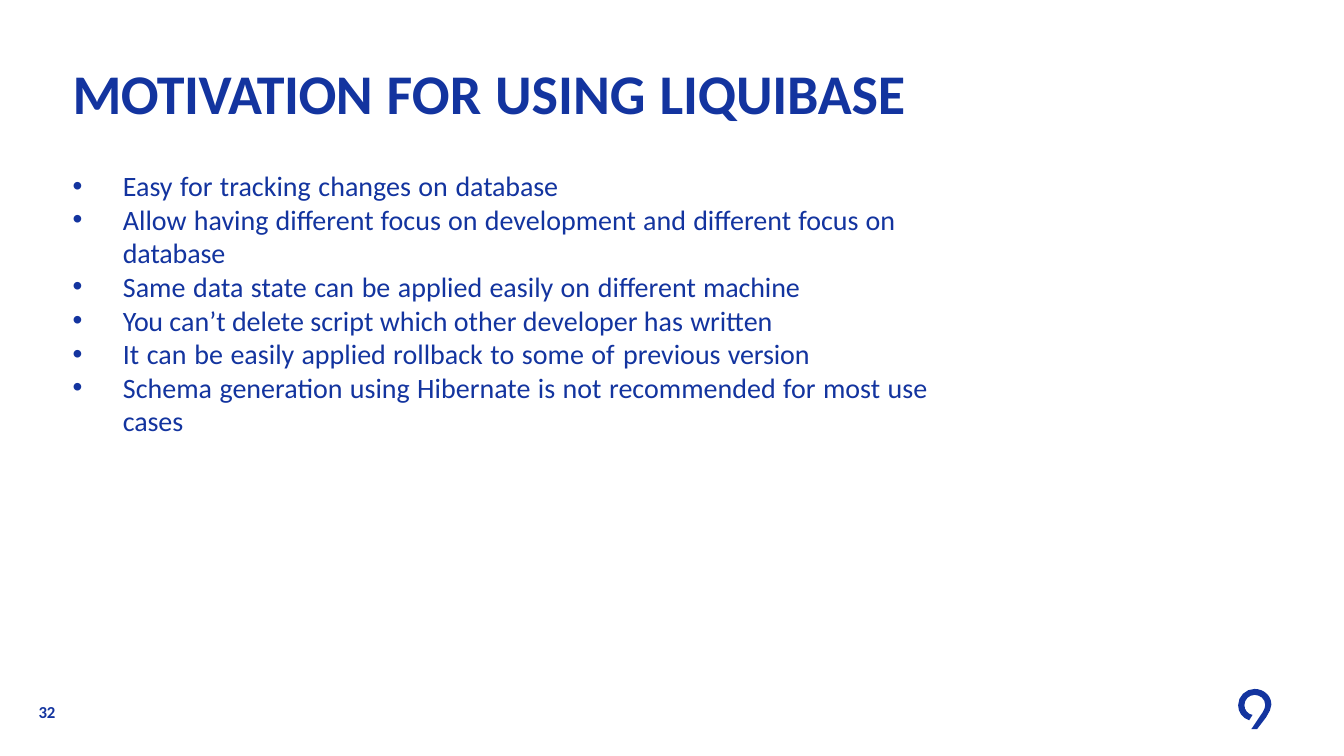
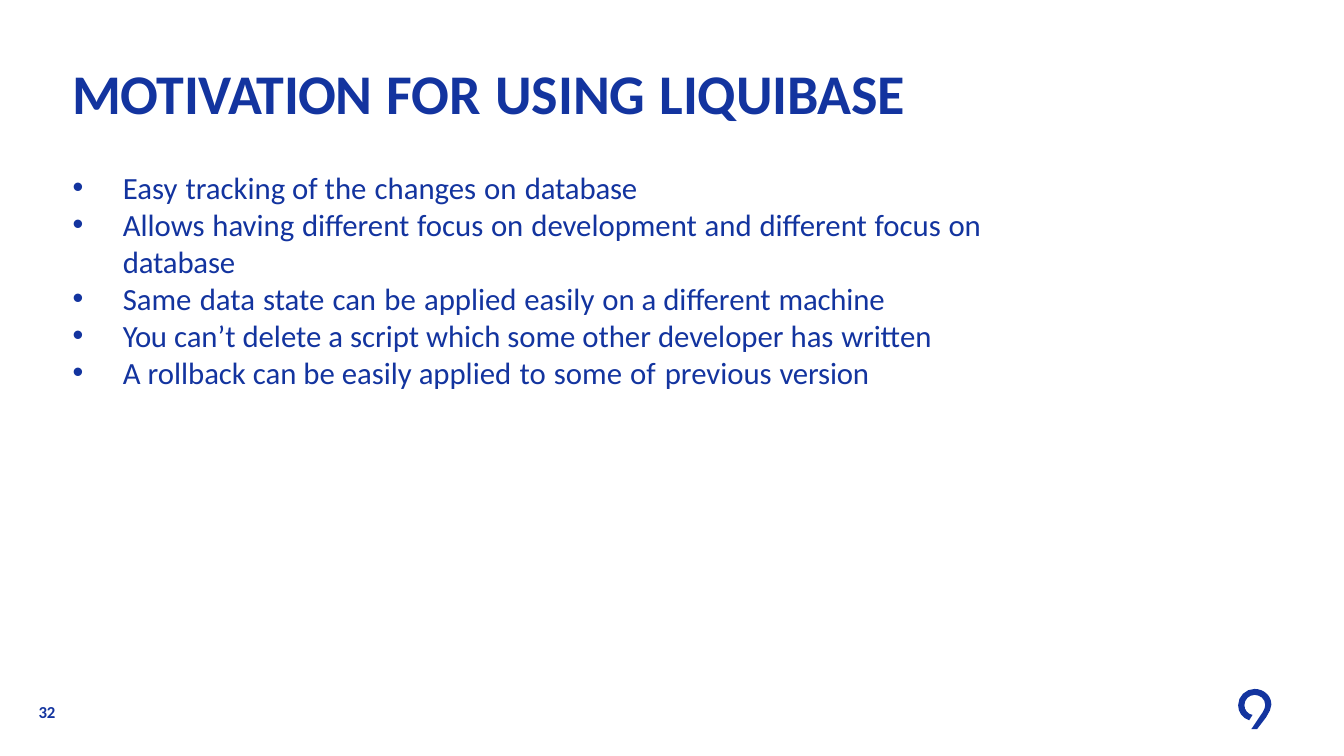
Before and after one commit to levinine/code9-2024, a slide deck: slide 32 of day-3-microservices/Understanding_Microservices.pptx. Drawn at 1344x756 pixels with LibreOffice and Linux fonts; fonts in the diff are those of the drawing; background and template pictures are left out. Boxes give left, top, right and bottom in pixels: in the first picture for what was removed or moved away, otherwise in the second. Text is boxed around its words. In the diff, an @@ line names an element or a change of style, - is before the commit and + after.

```diff
--- a/day-3-microservices/Understanding_Microservices.pptx
+++ b/day-3-microservices/Understanding_Microservices.pptx
@@ text at [123, 177, 981, 389]: text changed; size 20 to 22 pt @@
-• Easy for tracking changes on database
-• Allow having different focus on development and different focus on database
-• Same data state can be applied easily on different machine
-• You can’t delete script which other developer has written
-• It can be easily applied rollback to some of previous version
-• Schema generation using Hibernate is not recommended for most use cases
+• Easy tracking of the changes on database
+• Allows having different focus on development and different focus on database
+• Same data state can be applied easily on a different machine
+• You can’t delete a script which some other developer has written
+• A rollback can be easily applied to some of previous version
```
Also in this commit, not shown: 3 other slides changed.
